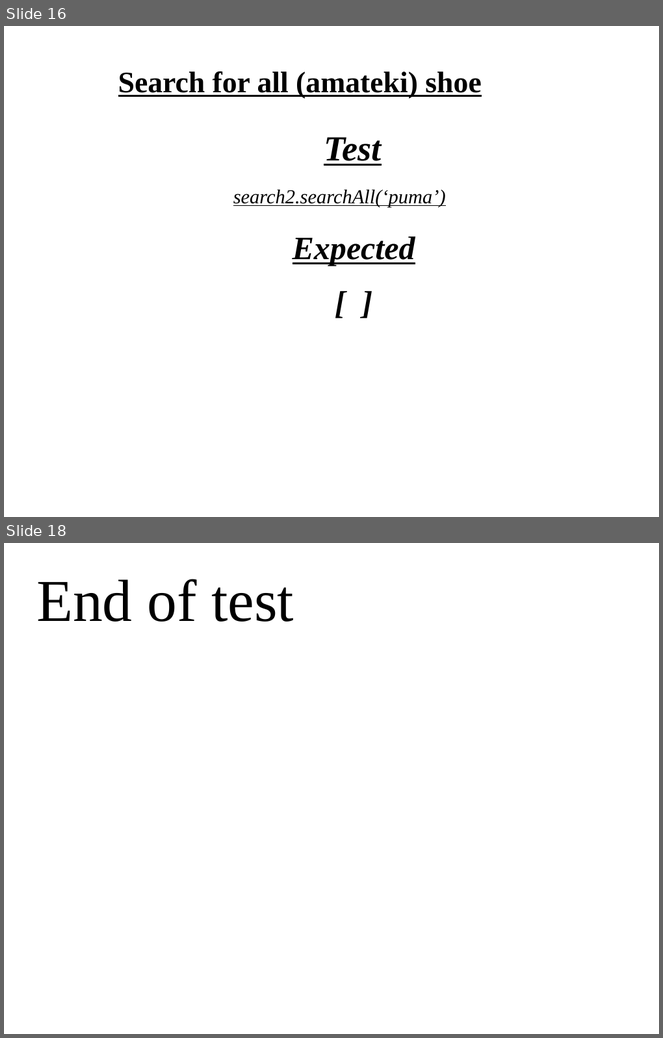
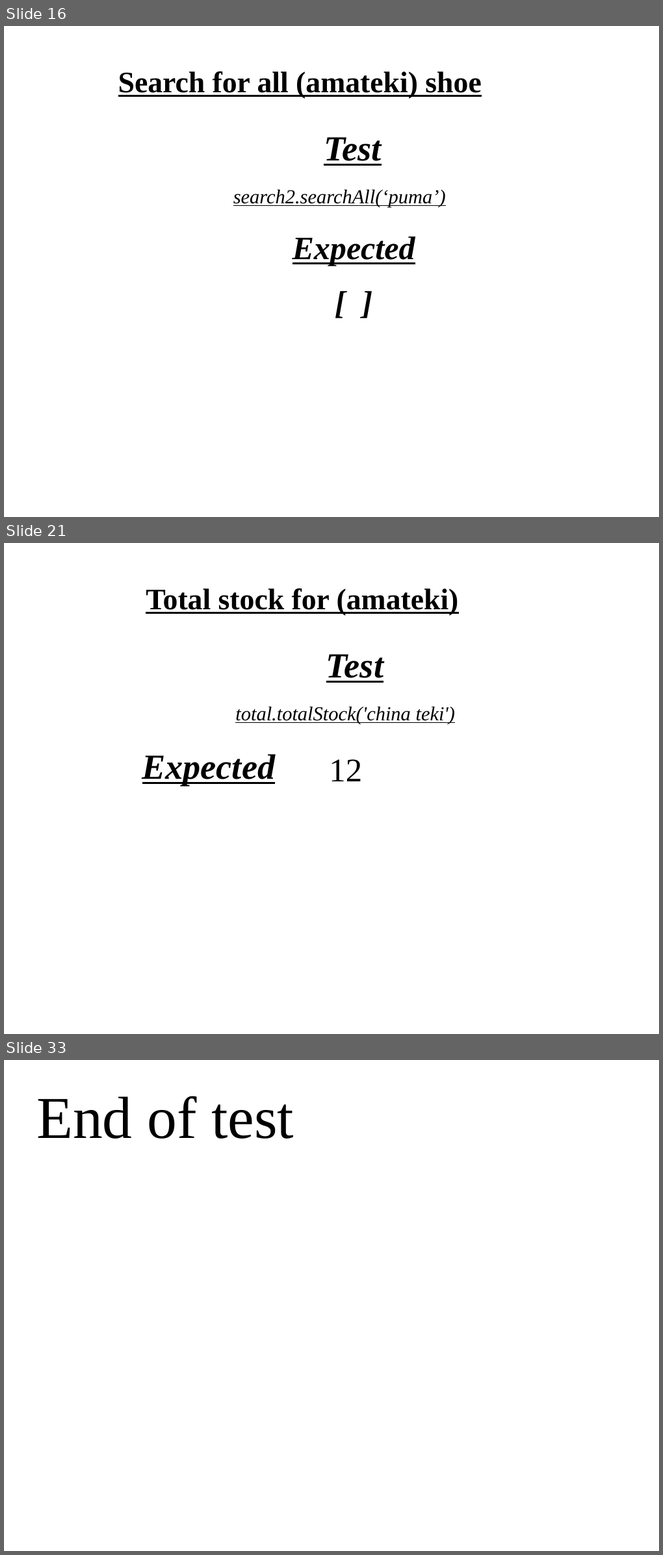
Before and after one commit to TaSiya/shoe, a slide deck: project presentation.odp. Shown one above the other, each under a label of ours: slides 16 and 18 before the commit, slides 16, 21 and 33 after it; the slides between them are not shown. The pictures are 663x1038 and 663x1555 pixels, drawn with LibreOffice and Linux fonts; fonts in the diff are those of the drawing; background and template pictures are left out. Boxes give left, top, right and bottom in pixels: in the first picture for what was removed or moved away, otherwise in the second. Text is boxed around its words. In the diff, an @@ line names an element or a change of style, - is before the commit and + after.

```diff
--- a/project presentation.odp
+++ b/project presentation.odp
@@ slide 21 added at bbox=[4, 543, 659, 1034], background picture (left out) @@
@@ title added at bbox=[146, 588, 459, 616], 36 pt, text #000000, bold, underline @@
+Total stock for (amateki)
@@ text added at bbox=[235, 654, 456, 724], 24 pt, text #000000, italic, underline @@
+Test
+total.totalStock('china teki')
@@ text added at bbox=[142, 754, 275, 786], 42.7 pt, text #000000, bold, italic, underline @@
+Expected
@@ text added at bbox=[329, 759, 362, 782], 40 pt, text #000000 @@
+12
@@ what was slide 18 is now slide 33 @@
```
Also in this commit, not shown: 2 slides changed, 14 other slides added, 3 other files.
